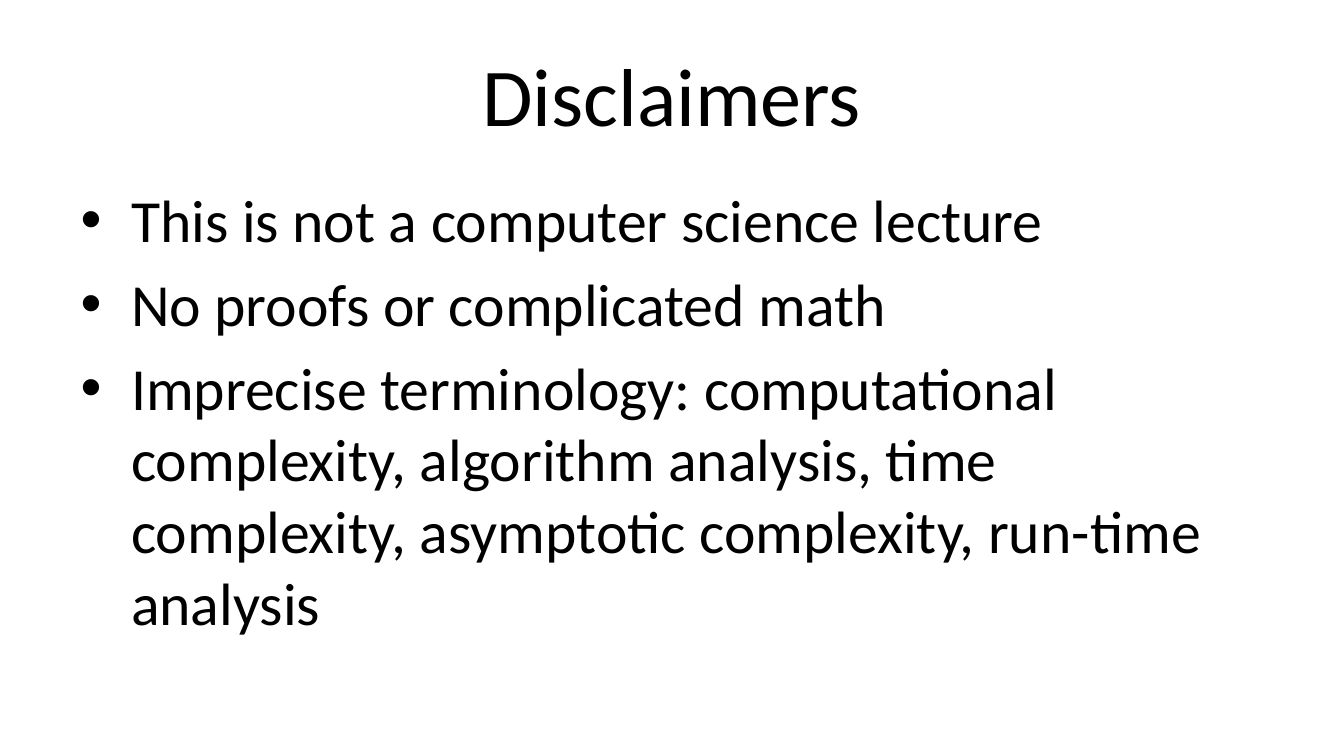
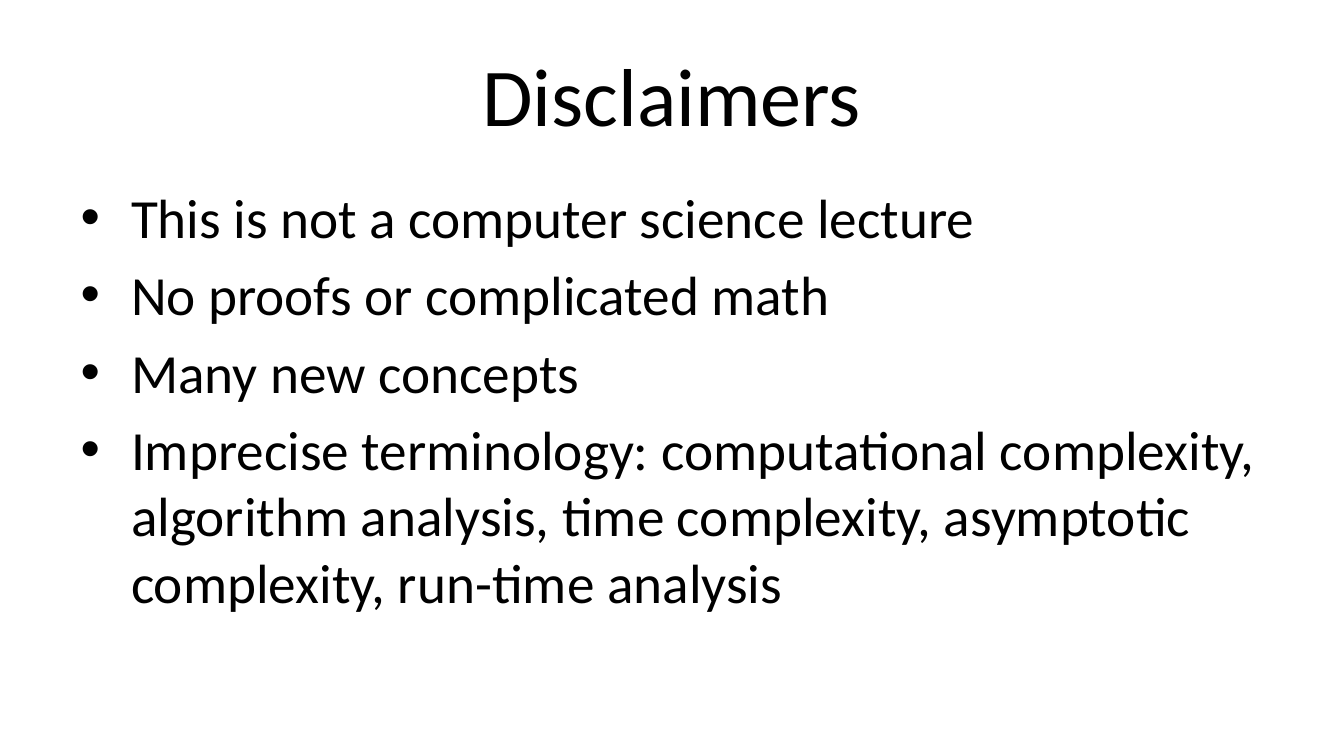
Before and after one commit to ProOracleSQL/space, a slide deck: slide 3 of examples/presentations/Practical Algorithm Analysis for Oracle Developers - Collaborate - 2019_281_Heller.pptx. Drawn at 1344x756 pixels with LibreOffice and Linux fonts; fonts in the diff are those of the drawing. Boxes give left, top, right and bottom in pixels: in the first picture for what was removed or moved away, otherwise in the second. Text is boxed around its words. In the diff, an @@ line names an element or a change of style, - is before the commit and + after.

```diff
--- a/examples/presentations/Practical Algorithm Analysis for Oracle Developers - Collaborate - 2019_281_Heller.pptx
+++ b/examples/presentations/Practical Algorithm Analysis for Oracle Developers - Collaborate - 2019_281_Heller.pptx
@@ text at (131,199,1255,612): size 32 to 29.6 pt @@
@@ text at (131,357,579,402): paragraph added @@
+• Many new concepts
```
Also in this commit, not shown: 4 other slides changed.
